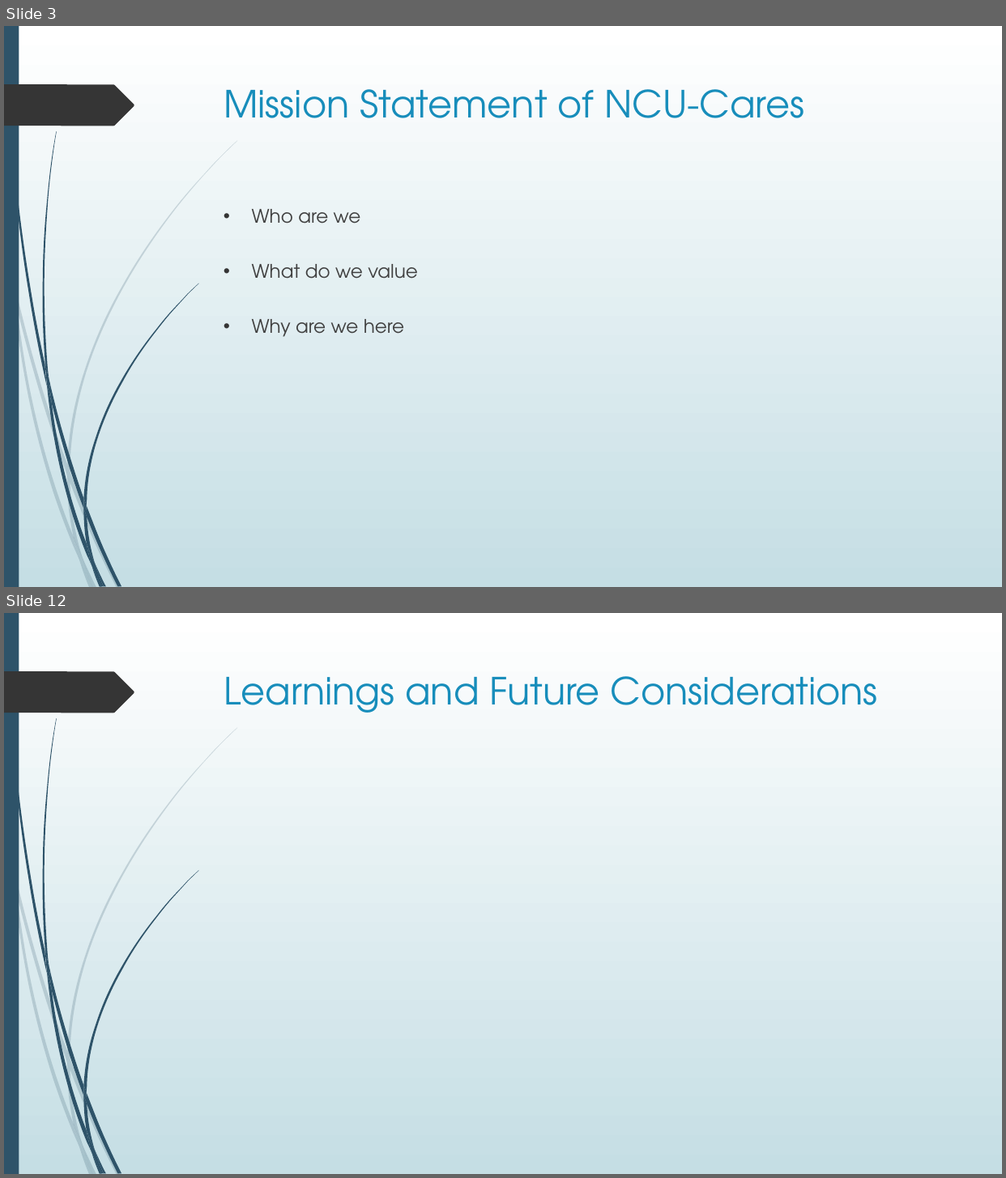
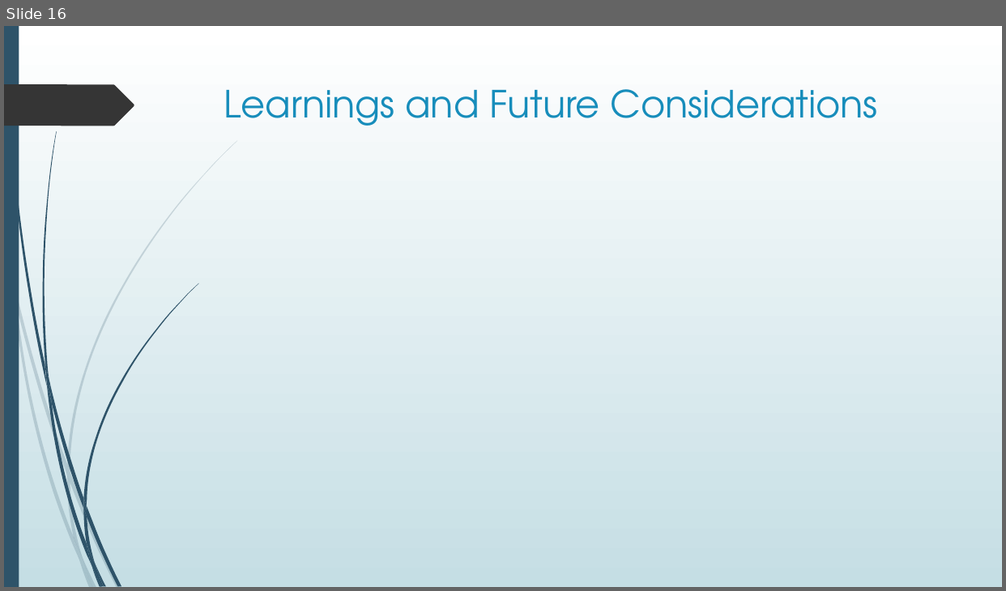
Before and after one commit to dr-natetorious/TIM-7101-Statistics, a slide deck: Section_3_Mgmt_Informed/Week8_Presentation/BachmeierNTIM7101-8.pptx. Shown one above the other, each under a label of ours: slides 3 and 12 before the commit, slide 16 after it; the slides between them are not shown. The pictures are 1006x1178 and 1006x591 pixels, drawn with LibreOffice and Linux fonts; fonts in the diff are those of the drawing. Boxes give left, top, right and bottom in pixels: in the first picture for what was removed or moved away, otherwise in the second. Text is boxed around its words. In the diff, an @@ line names an element or a change of style, - is before the commit and + after.

```diff
--- a/Section_3_Mgmt_Informed/Week8_Presentation/BachmeierNTIM7101-8.pptx
+++ b/Section_3_Mgmt_Informed/Week8_Presentation/BachmeierNTIM7101-8.pptx
@@ slide 3 removed at box(4, 26, 1002, 587), background gradient #FFFFFF to #C5DEE5; not listed: 24 template elements that a slide beside it also shows @@
@@ title removed at box(224, 89, 804, 118) @@
-Mission Statement of NCU-Cares
@@ text removed at box(252, 209, 418, 337) @@
-• Who are we
-• What do we value
-• Why are we here
@@ what was slide 12 is now slide 16 @@
```
Also in this commit, not shown: 1 slide changed, 16 slides added, 9 other slides removed.
